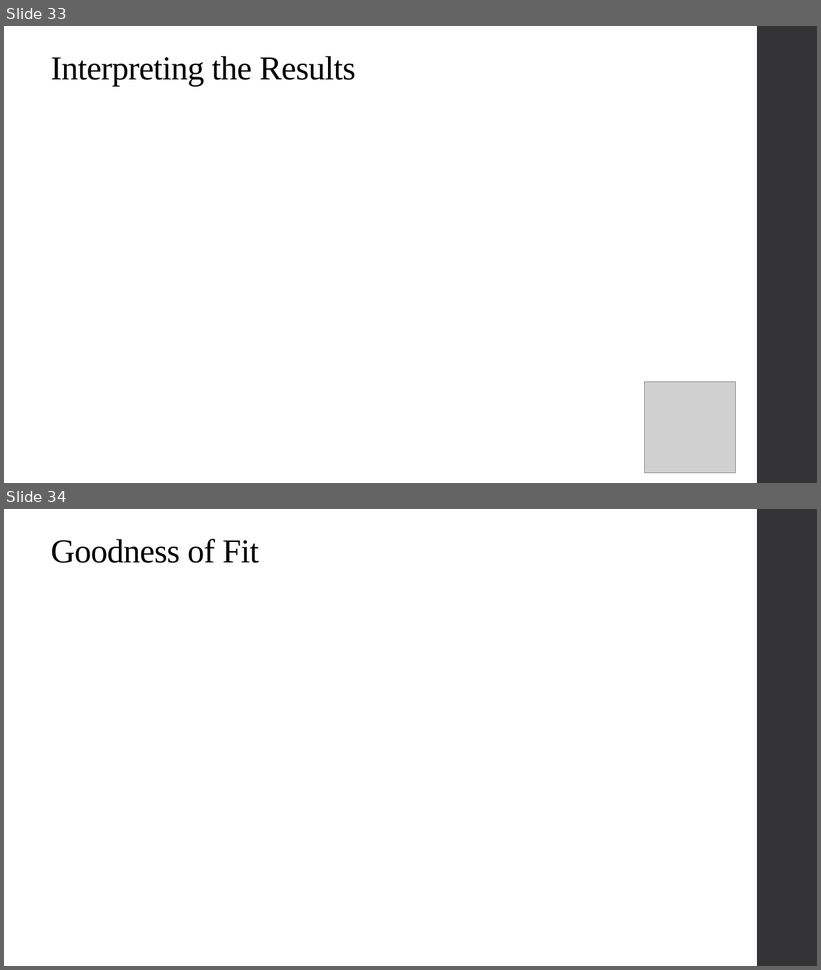
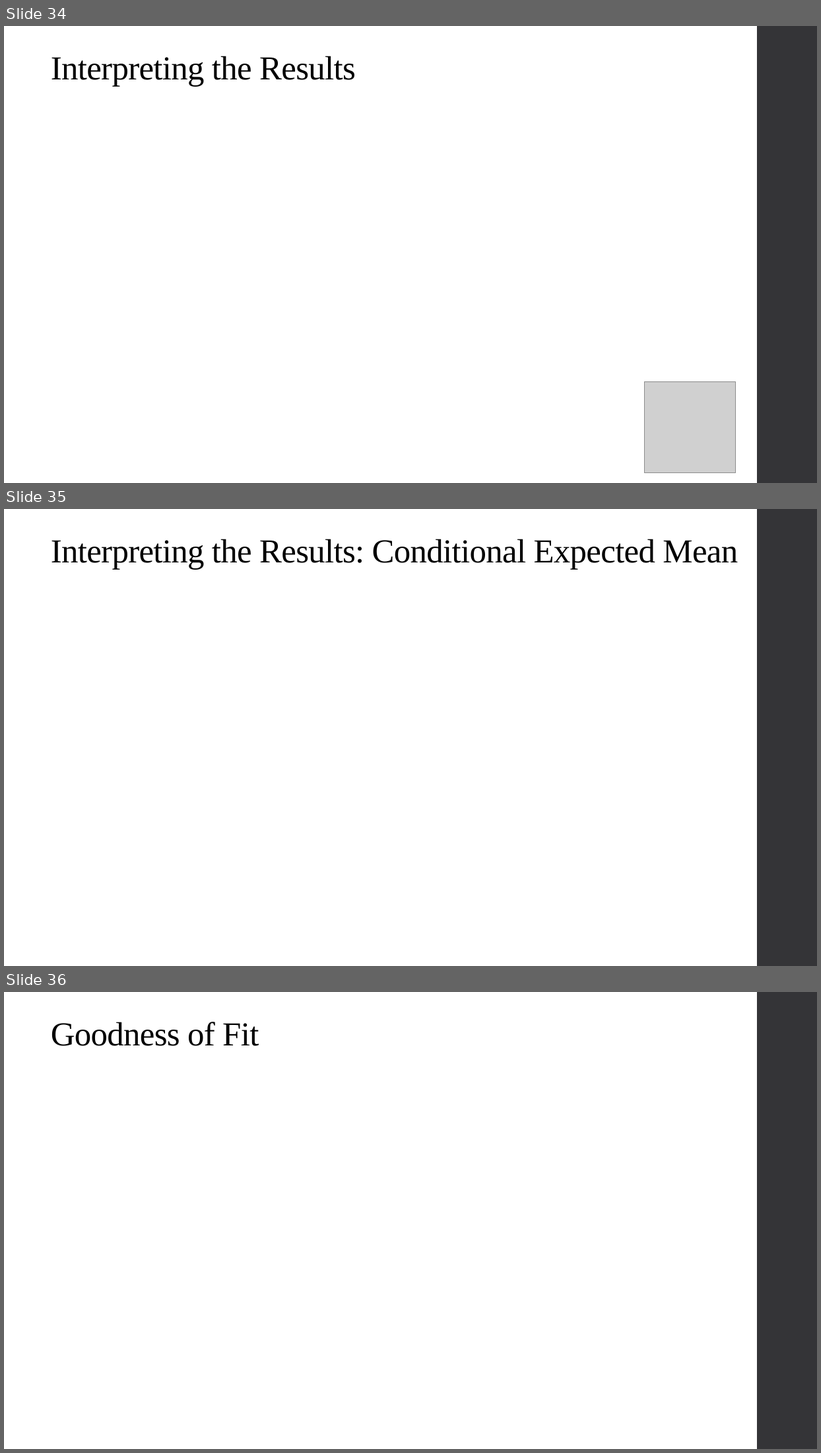
Before and after one commit to qiufei/fork-HAD5744, a slide deck: Lecture02_UnivariateOLS/Lecture2_OLS.pptx. Shown one above the other, each under a label of ours: slides 33 and 34 before the commit, slides 34, 35 and 36 after it. The pictures are 821x970 and 821x1453 pixels, drawn with LibreOffice and Linux fonts; fonts in the diff are those of the drawing; grey boxes stand for pictures. Boxes give left, top, right and bottom in pixels: in the first picture for what was removed or moved away, otherwise in the second. Text is boxed around its words. In the diff, an @@ line names an element or a change of style, - is before the commit and + after.

```diff
--- a/Lecture02_UnivariateOLS/Lecture2_OLS.pptx
+++ b/Lecture02_UnivariateOLS/Lecture2_OLS.pptx
@@ slide 35 added at box(4, 509, 817, 966), background #FFFFFF; not listed: 1 template element that a slide beside it also shows @@
@@ title added at box(51, 539, 738, 569), 39.6 pt, text #000000 @@
+Interpreting the Results: Conditional Expected Mean
@@ what was slide 33 is now slide 34 @@
@@ what was slide 34 is now slide 36 @@
```
Also in this commit, not shown: 2 slides changed, 1 other slide added, 9 other files.
